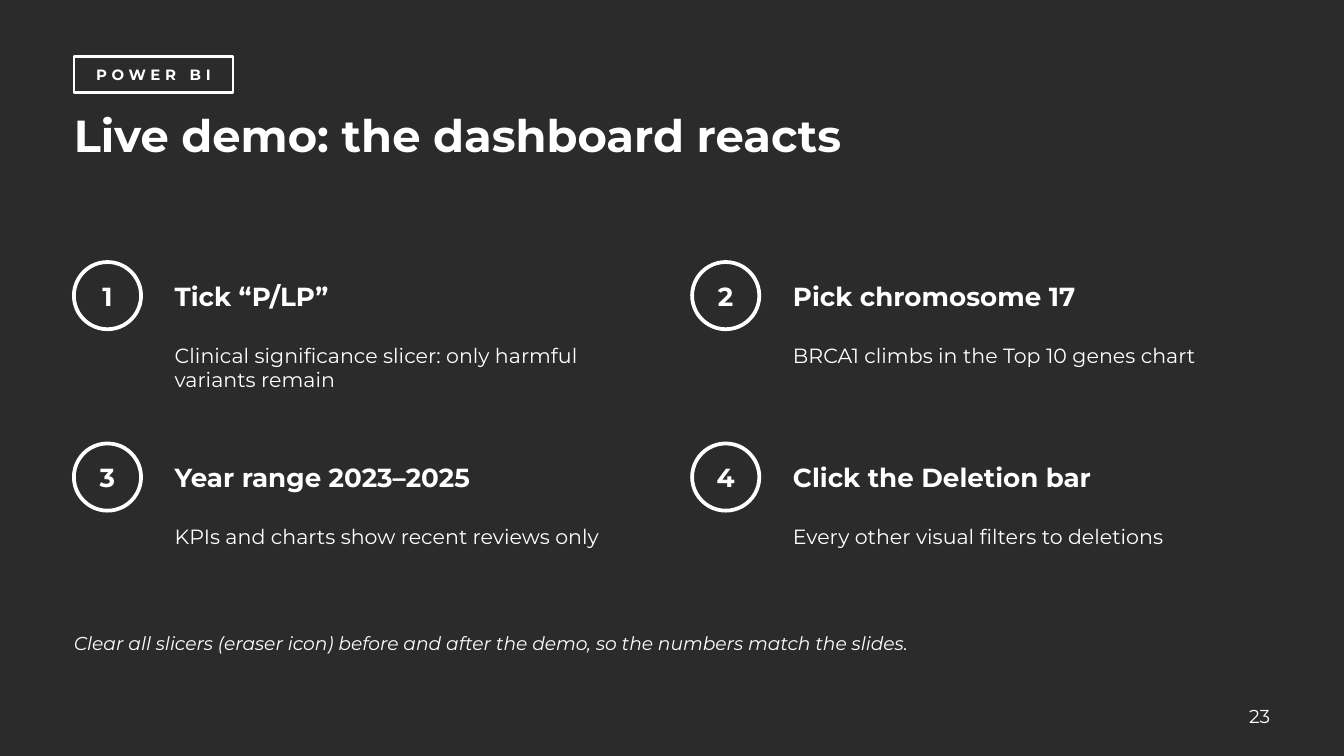
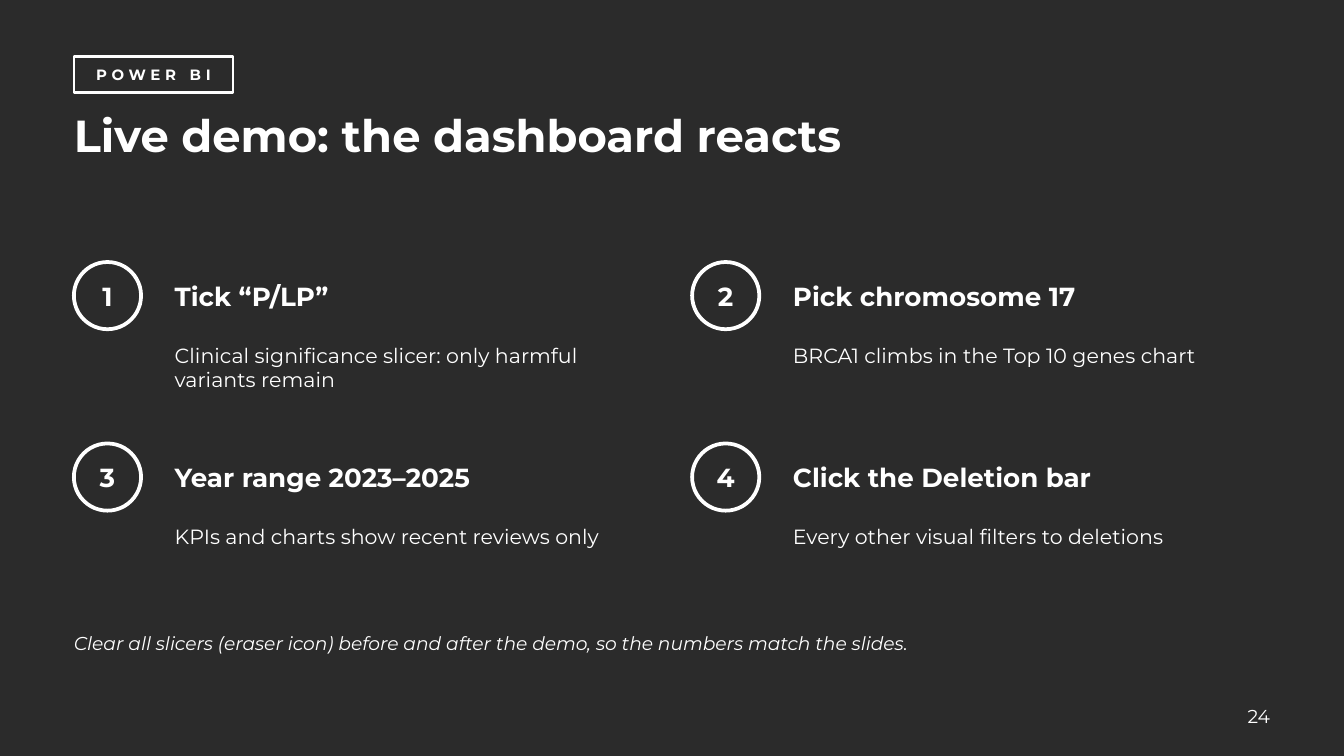
Before and after one commit to yeruka-ui/ClinVar-Data-Analysis, a slide deck: slide 24 of ClinVar_Full_Presentation_DNA.pptx (slide 23 before the commit). Drawn at 1344x756 pixels with LibreOffice and Linux fonts; fonts in the diff are those of the drawing; background and template pictures are left out; a plain dark background stands for a picture behind light text. Boxes give left, top, right and bottom in pixels: in the first picture for what was removed or moved away, otherwise in the second. Text is boxed around its words. In the diff, an @@ line names an element or a change of style, - is before the commit and + after.

```diff
--- a/ClinVar_Full_Presentation_DNA.pptx
+++ b/ClinVar_Full_Presentation_DNA.pptx
@@ text at [1248,710,1270,723]: text changed @@
-23
+24
```
Also in this commit, not shown: 9 other slides changed, 1 slide added, 10 other files.
